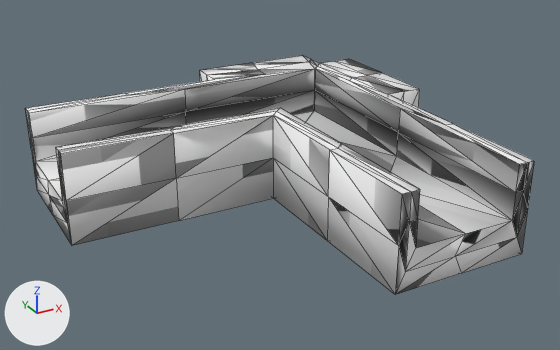
An edit to the glTF model resources/shape-10.glb, drawn before and after from the same camera.
Both versions are drawn from a 50 mm lens placed at (-0.741, -1.271, 0.58), pointed at (-0.134, -0.167, 0.028). Every picture has the same lights, and +X, +Y and +Z are marked at lower left. Mesh edges are drawn as thin lines. Vertices at the same position are counted once.

Script lines for the objects in view, before the commit:
```python
me_defaultobject = bpy.data.meshes.new('defaultobject')
me_defaultobject.from_pydata(...)  # 154 vertices, 304 faces; spans x -0.5..0.2, y -0.5..0.2, z -0.038..0.125
me_defaultobject.materials.append(mat_material_0_material)
ob_defaultobject = bpy.data.objects.new('defaultobject', me_defaultobject)
ob_defaultobject.location = (0.0, 0.0, 0.0)
```
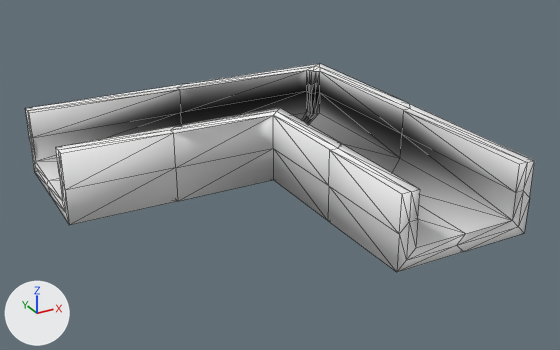
Location of each change, [x1, y1, x2, y2] in pixels of the pictures (560 x 350 px):
'defaultobject', reshaped (12% shorter)
    before: [25, 56, 535, 295]
    after: [25, 63, 535, 272]
part 1 of me_defaultobject, cut back
    before: [28, 56, 527, 246]
    after: [28, 63, 533, 225]
part 2 of me_defaultobject, surface changed (white to grey)
    both: [25, 108, 535, 272]
part 3 of me_defaultobject, recoloured
    both: [26, 91, 527, 272]

The change in detail:
me_defaultobject is used by ob_defaultobject; location (0.0, 0.0, 0.0).
me_defaultobject had 154 vertices, 304 faces and spanned x -0.5..0.2, y -0.5..0.2, z -0.038..0.125.
me_defaultobject now has 106 vertices, 208 faces and spans x -0.5..0.125, y -0.5..0.125, z 0.0..0.125.
Part 1, on me_defaultobject:
62 vertices are removed from x -0.5..0.2, y -0.312..0.2, z -0.038..0.125.
160 faces are deleted.
8 vertices in x -0.5..0.125, y -0.5..0.0, z -0.038 move by (0.0, 0.0, 0.038).
7 vertices in x -0.5..0.125, y -0.5..0.125, z 0.044 move by (0.0, 0.0, 0.018).
6 vertices in x -0.5..0.109, y -0.5..0.109, z -0.003 move by (0.0, 0.0, 0.019).
3 vertices in x 0.094, y 0.094, z 0.031..0.125 move by (-0.02, -0.01, 0.0).
3 vertices in x 0.094, y 0.094, z 0.031..0.125 move by (-0.01, -0.02, 0.0).
3 vertices in x 0.094, y 0.094, z 0.031..0.125 move by (-0.02, -0.02, 0.0).
18 vertices move from x -0.312..0.125, y -0.312..0.125, z -0.038..0.125 to x -0.213..0.125, y -0.213..0.125, z 0.0..0.125.
14 vertices are added at x -0.5..0.125, y -0.213..0.125, z 0.0..0.125.
64 new faces join them.
me_defaultobject part 2: 144 kept faces spanning x -0.5..0.125, y -0.5..0.125, z 0.0..0.125 get new texture (UV) coordinates.
me_defaultobject part 3: 107 kept faces spanning x -0.5..0.125, y -0.5..0.125, z 0.0..0.125 get new vertex colours.
